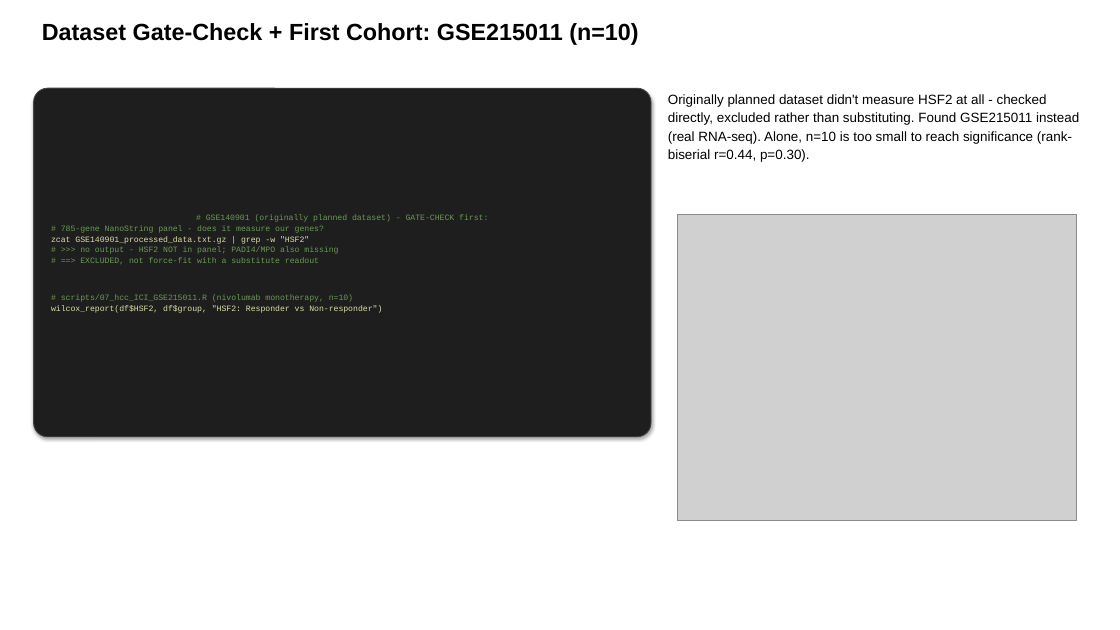
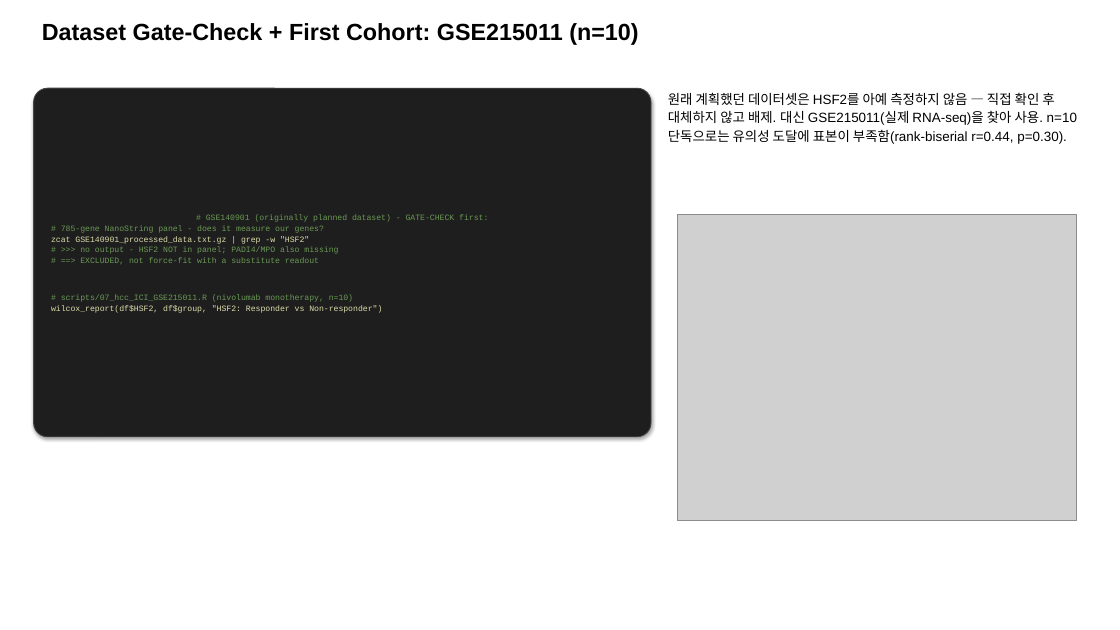
Before and after one commit to bioinform25/project2, a slide deck: slide 14 of presentation/dry_lab_summary.pptx. Drawn at 1120x630 pixels with LibreOffice and Linux fonts; fonts in the diff are those of the drawing; grey boxes stand for pictures. Boxes give left, top, right and bottom in pixels: in the first picture for what was removed or moved away, otherwise in the second. Text is boxed around its words. In the diff, an @@ line names an element or a change of style, - is before the commit and + after.

```diff
--- a/presentation/dry_lab_summary.pptx
+++ b/presentation/dry_lab_summary.pptx
@@ text at box(668, 92, 1077, 144): text changed @@
-Originally planned dataset didn't measure HSF2 at all - checked directly, excluded rather than substituting. Found GSE215011 instead (real RNA-seq). Alone, n=10 is too small to reach significance (rank-biserial r=0.44, p=0.30).
+원래 계획했던 데이터셋은 HSF2를 아예 측정하지 않음 — 직접 확인 후 대체하지 않고 배제. 대신 GSE215011(실제 RNA-seq)을 찾아 사용. n=10 단독으로는 유의성 도달에 표본이 부족함(rank-biserial r=0.44, p=0.30).
```
Also in this commit, not shown: 17 other slides changed, 1 slide added, 1 slide removed, 1 other file.
